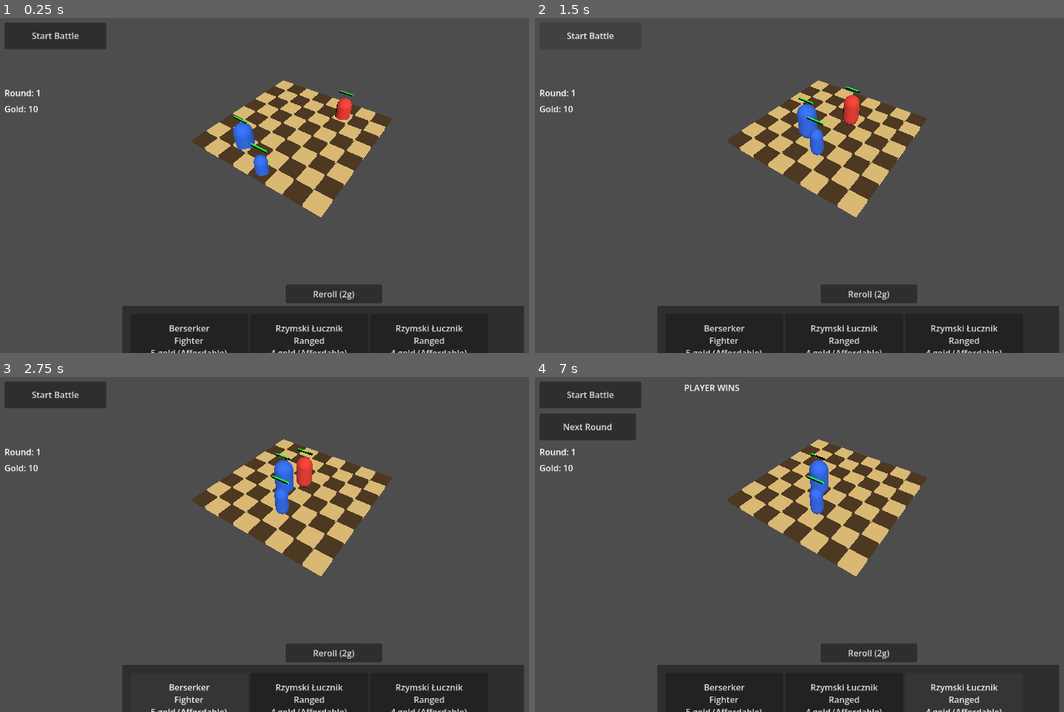
Above: before the commit, frames 1-4 (two rows, left to right).
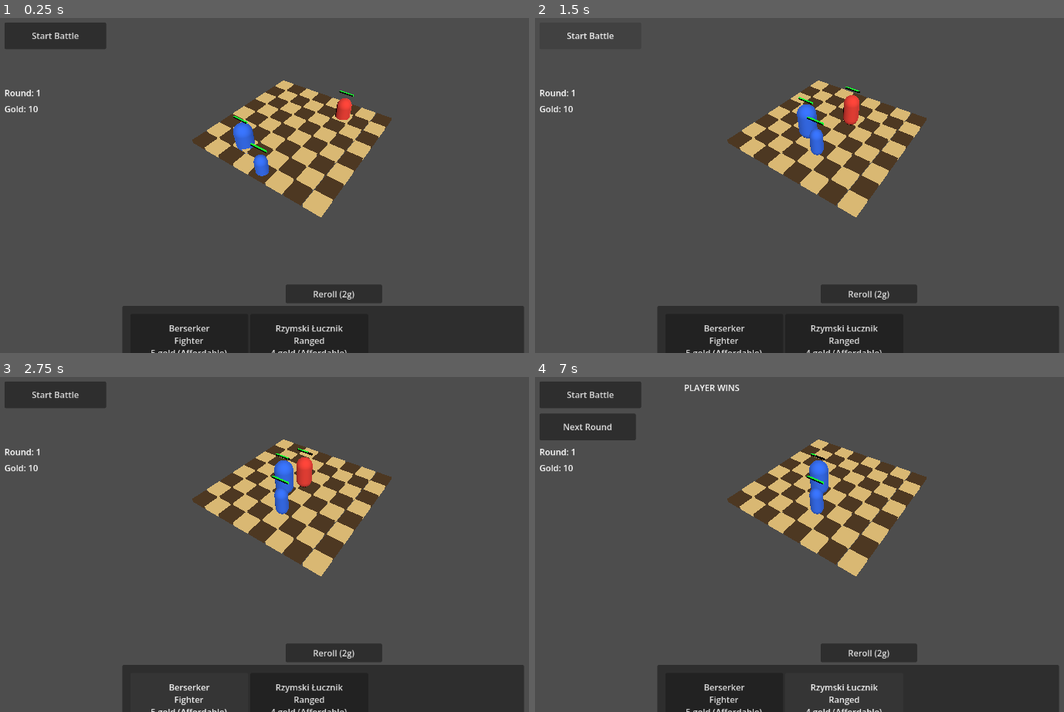
Above: after the commit, the same moments.

Repository: janmgryka-bit/warmarket
Game: Godot game, scene res://scenes/Main.tscn
Same seed, same stepped clock (60 frames per second), same inputs: the game is played once before the commit and once after it.
Inputs:
- Up to frame 1 (0.25 s): no input
- Up to frame 2 (1.5 s): click "Start Battle" at 0.5 s; click "Start Battle" at 1.25 s
- Up to frame 3 (2.75 s): click "Berserker Fighter 5 gold (Aff…" at 2 s
- Up to frame 4 (7 s): click "Rzymski Łucznik Ranged 4 gold…" at 2.75 s; click "Rzymski Łucznik Ranged 4 gold…" at 3.5 s; click "Reroll (2g)" at 4.25 s; click "Berserker Fighter 5 gold (Aff…" at 5 s; click "Rzymski Łucznik Ranged 4 gold…" at 5.75 s; click "Rzymski Łucznik Ranged 4 gold…" at 6.5 s

The runs differ from the first frame. In frame 1, 0.2% of the frame differs, in the area x 74-89%, y 91-100%; in frame 2, 0.2%; in frame 3, 0.2%; in frame 4, 0.3%.

Commit message:
Guard roster position updates before metadata exists

Diff:
--- a/godot_project/war-market/scripts/game.gd
+++ b/godot_project/war-market/scripts/game.gd
@@ -29,7 +29,10 @@
 var shop_unit_ids: Array[String] = [
 	"roman_legionary",
 	"roman_archer",
-	"viking_berserker"
+	"viking_berserker",
+	"roman_spearman",
+	"viking_axeman",
+	"slav_hunter"
 ]
 var shop_offer_count: int = 3
 var current_shop_offers: Array[String] = []
@@ -158,7 +161,6 @@
 	print("SELECTED UNIT: ", selected_unit.unit_name)
 
 func place_unit_on_grid(unit: CharacterBody3D, grid_pos: Vector2i) -> void:
-	var previous_grid_pos: Vector2i = unit.grid_position
 	unit.grid_position = grid_pos
 	unit.global_position = board.get_spawn_position(grid_pos)
 	print(unit.unit_name, " placed at: ", grid_pos)
@@ -323,6 +325,9 @@
 	if unit.team_id != 0:
 		return
 
+	if not unit.has_meta("roster_id"):
+		return
+
 	var roster_id = unit.get_meta("roster_id")
 	for entry in player_roster:
 		if entry["roster_id"] == roster_id:
